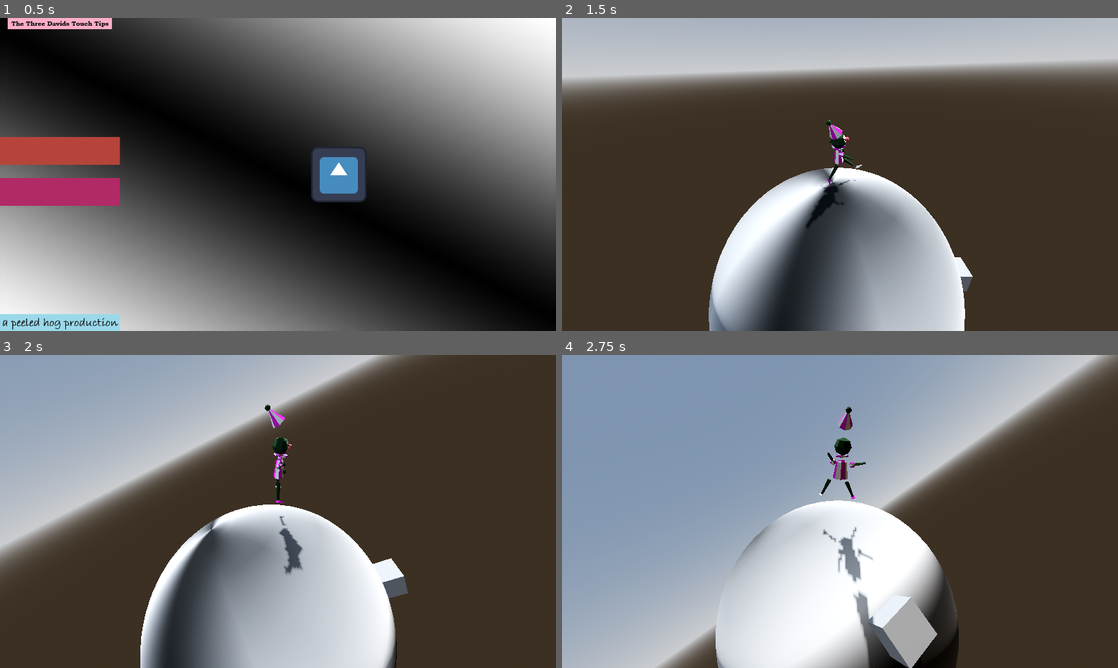
Above: before the commit, frames 1-4 (two rows, left to right).
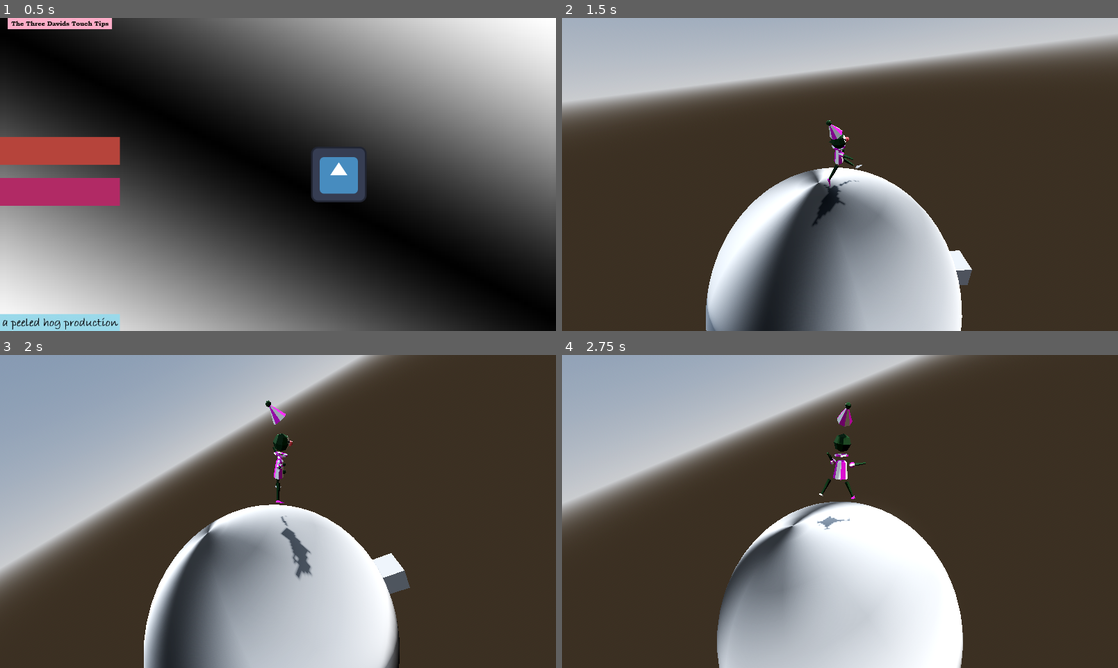
Above: after the commit, the same moments.

Repository: boner-cmd/effective-octo-pancake
Game: Godot game, scene res://Scenes/TitleScreen.tscn
The game is run twice, just before and just after one commit, with the same random seed, the same clock (stepped at 60 frames per second) and the same inputs. The engine's default icon, where the game draws it, is replaced by a stand-in: a white triangle on a blue panel in a dark square.
Inputs (mouse positions are in pixels of both pictures, inside the frame that each line leads up to):
- Up to frame 1 (0.5 s): no input
- Up to frame 2 (1.5 s): click (623, 149) at 0.5 s; tap Enter (ui_accept) at 1.25 s; move the mouse to (962, 158) at 1.27 s; press the mouse at (962, 158) at 1.28 s; hold D (right) from 1.28 s (still down)
- Up to frame 3 (2 s): keep holding D (right); tap Space (jump) at 1.52 s
- Up to frame 4 (2.75 s): move the mouse to (812, 511) at 2.02 s; release D (right) at 2.03 s; release the mouse at (812, 511) at 2.03 s; hold W (up) from 2.03 s (still down); click (812, 511) at 2.1 s; tap Space (jump) at 2.27 s

Frame 1 is identical in both runs. In frame 2, 16% of the frame differs, in the area x 0-100%, y 6-100%; in frame 3, 6.6%; in frame 4, 70%, in the area x 0-100%, y 0-100%.

Commit message:
"final" character controller tweaks

Diff:
--- a/Character Scenes/PlayerController.gd
+++ b/Character Scenes/PlayerController.gd
@@ -4,8 +4,8 @@
 @export var tilt_upper_limit := PI / 3.0
 @export var tilt_lower_limit := -PI / 5.0
 #character
-@export var move_speed := 8.0
-@export var acceleration := 20.0
+@export var move_speed := 3.75
+@export var acceleration := 2000.0
 
 var _camera_input_direction := Vector2.ZERO
 
@@ -30,6 +30,7 @@
 var vic_val : float = 0.0
 
 var Vic_Reset : bool = false
+var Walk_Reset : bool = false
 var Idle_Check : bool = false
 
 func handle_animations(delta):
@@ -40,7 +41,11 @@
 			get_val = lerpf(get_val, 0.0, blend_speed * delta)
 			give_val = lerpf(give_val, 0.0, blend_speed * delta)
 			vic_val = 0.0
+			Walk_Reset = true
 		WALK:
+			if Walk_Reset:
+				anim_tree.set("parameters/Reset_Walk/seek_request", 0.0)
+				Walk_Reset = false
 			walk_val = lerpf(walk_val, 1.0, blend_speed * delta)
 			talk_val = lerpf(talk_val, 0.0, blend_speed * delta)
 			get_val = lerpf(get_val, 0.0, blend_speed * delta)
@@ -52,6 +57,7 @@
 			get_val = 0.0
 			give_val = 0.0
 			vic_val = 0.0
+			Walk_Reset = true
 		TALK:
 			walk_val = lerpf(walk_val, 0.0, blend_speed * delta)
 			talk_val = 1.0
@@ -118,7 +124,6 @@
 		current_anim = JUMP
 		anim_tree.set("parameters/Jump/request", AnimationNodeOneShot.ONE_SHOT_REQUEST_FIRE)
 
-
 func _unhandled_input(event: InputEvent) -> void:
 	var is_camera_motion := (
 		event is InputEventMouseMotion and
@@ -129,7 +134,6 @@
 
 func _ready() -> void:
 	anim_tree = clown.get_node("AnimationTree")
-
 
 func _physics_process(delta: float) -> void:
 	handle_animations(delta)
@@ -150,15 +154,15 @@
 
 	#rotate char mesh
 	if raw_input != Vector2(0,0):
-		clown.rotation.y = lerp_angle(clown.rotation.y, _camera_pivot.rotation.y - deg_to_rad(rad_to_deg(raw_input.angle()) + 90), 1.0)
+		clown.rotation.y = _camera_pivot.rotation.y - deg_to_rad(rad_to_deg(raw_input.angle()) + 90)
+		Idle_Check = true
 		current_anim = WALK
-		Idle_Check = true
+
 	elif Idle_Check:
 		current_anim = IDLE
 		Idle_Check = false
 
 	grav_calc()
-
 	velocity = velocity.move_toward((move_direction * move_speed) + (grav_vector * grav_strength), acceleration * delta)
 
 	#align character with floor
--- a/Character Scenes/clown_rig_fbx.tscn
+++ b/Character Scenes/clown_rig_fbx.tscn
@@ -33,23 +33,25 @@
 
 [sub_resource type="AnimationNodeTimeSeek" id="AnimationNodeTimeSeek_sqv3x"]
 
+[sub_resource type="AnimationNodeTimeSeek" id="AnimationNodeTimeSeek_tpj65"]
+
 [sub_resource type="AnimationNodeBlend2" id="AnimationNodeBlend2_8pnao"]
 
+[sub_resource type="AnimationNodeTimeScale" id="AnimationNodeTimeScale_sqv3x"]
+
 [sub_resource type="AnimationNodeTimeScale" id="AnimationNodeTimeScale_tpj65"]
-
-[sub_resource type="AnimationNodeTimeSeek" id="AnimationNodeTimeSeek_tpj65"]
 
 [sub_resource type="AnimationNodeBlend2" id="AnimationNodeBlend2_sqv3x"]
 
 [sub_resource type="AnimationNodeBlend2" id="AnimationNodeBlend2_stcd8"]
 
 [sub_resource type="AnimationNodeBlendTree" id="AnimationNodeBlendTree_7bg5t"]
-graph_offset = Vector2(-280.29474, -190.15848)
+graph_offset = Vector2(-382.0921, -452.87982)
 nodes/output/position = Vector2(1660, 140)
 nodes/Anim_Idle/node = SubResource("AnimationNodeAnimation_ecp6r")
 nodes/Anim_Idle/position = Vector2(60, -220)
 nodes/Anim_Walk/node = SubResource("AnimationNodeAnimation_jq2au")
-nodes/Anim_Walk/position = Vector2(-180, -20)
+nodes/Anim_Walk/position = Vector2(-120, -20)
 nodes/Anim_Jump/node = SubResource("AnimationNodeAnimation_18k66")
 nodes/Anim_Jump/position = Vector2(80, 180)
 nodes/Anim_GetItem/node = SubResource("AnimationNodeAnimation_sqv3x")
@@ -59,7 +61,7 @@
 nodes/Anim_Listen/node = SubResource("AnimationNodeAnimation_fgftn")
 nodes/Anim_Listen/position = Vector2(120, 480)
 nodes/Anim_Victory/node = SubResource("AnimationNodeAnimation_ygjs2")
-nodes/Anim_Victory/position = Vector2(1060, 480)
+nodes/Anim_Victory/position = Vector2(1020, 620)
 nodes/Walk/node = SubResource("AnimationNodeBlend2_stcd8")
 nodes/Walk/position = Vector2(340, -120)
 nodes/Jump/node = SubResource("AnimationNodeOneShot_sqv3x")
@@ -74,11 +76,13 @@
 nodes/Victory/position = Vector2(1400, 120)
 nodes/TimeScale/node = SubResource("AnimationNodeTimeScale_tpj65")
 nodes/TimeScale/position = Vector2(340, 180)
-"nodes/TimeSeek Walk/node" = SubResource("AnimationNodeTimeSeek_tpj65")
-"nodes/TimeSeek Walk/position" = Vector2(140, -20)
+nodes/Reset_Walk/node = SubResource("AnimationNodeTimeSeek_tpj65")
+nodes/Reset_Walk/position = Vector2(140, -20)
 nodes/Reset_Victory/node = SubResource("AnimationNodeTimeSeek_sqv3x")
-nodes/Reset_Victory/position = Vector2(1300, 480)
-node_connections = [&"output", 0, &"Victory", &"Walk", 0, &"Anim_Idle", &"Walk", 1, &"TimeSeek Walk", &"Jump", 0, &"Walk", &"Jump", 1, &"TimeScale", &"Get", 0, &"Give", &"Get", 1, &"Anim_GetItem", &"Give", 0, &"Anim_Listen", &"Give", 1, &"Anim_GiveItem", &"Talk", 0, &"Jump", &"Talk", 1, &"Get", &"Victory", 0, &"Talk", &"Victory", 1, &"Reset_Victory", &"TimeScale", 0, &"Anim_Jump", &"TimeSeek Walk", 0, &"Anim_Walk", &"Reset_Victory", 0, &"Anim_Victory"]
+nodes/Reset_Victory/position = Vector2(1260, 620)
+"nodes/TimeScale 2/node" = SubResource("AnimationNodeTimeScale_sqv3x")
+"nodes/TimeScale 2/position" = Vector2(1536.4, 602.5)
+node_connections = [&"output", 0, &"Victory", &"Walk", 0, &"Anim_Idle", &"Walk", 1, &"Reset_Walk", &"Jump", 0, &"Walk", &"Jump", 1, &"TimeScale", &"Get", 0, &"Give", &"Get", 1, &"Anim_GetItem", &"Give", 0, &"Anim_Listen", &"Give", 1, &"Anim_GiveItem", &"Talk", 0, &"Jump", &"Talk", 1, &"Get", &"Victory", 0, &"Talk", &"Victory", 1, &"TimeScale 2", &"TimeScale", 0, &"Anim_Jump", &"Reset_Walk", 0, &"Anim_Walk", &"Reset_Victory", 0, &"Anim_Victory", &"TimeScale 2", 0, &"Reset_Victory"]
 
 [node name="ClownRigFBX" unique_id=77601808 instance=ExtResource("1_ygjs2")]
 
@@ -150,5 +154,6 @@
 parameters/Talk/blend_amount = 0.0
 parameters/Victory/blend_amount = 1.0
 parameters/TimeScale/scale = 2.0
-"parameters/TimeSeek Walk/seek_request" = -1.0
+parameters/Reset_Walk/seek_request = -1.0
 parameters/Reset_Victory/seek_request = -1.0
+"parameters/TimeScale 2/scale" = 2.0
--- a/Character Scenes/player_character.tscn
+++ b/Character Scenes/player_character.tscn
@@ -13,13 +13,12 @@
 transform = Transform3D(1, 0, 0, 0, 1, 0, 0, 0, 1, 0, 1, 0)
 shape = SubResource("CapsuleShape3D_4chgf")
 
-[node name="RayCast3D" type="RayCast3D" parent="." unique_id=425421893]
-target_position = Vector3(0, -3, 0)
-collision_mask = 2
-
 [node name="CameraPivot" type="Node3D" parent="." unique_id=10778862]
 
 [node name="Camera3D" type="Camera3D" parent="CameraPivot" unique_id=2003731831]
 transform = Transform3D(1, 0, 0, 0, 0.8853936, 0.46484205, 0, -0.46484205, 0.8853936, 0, 3.517, 6.134)
 
 [node name="ClownRigFBX" parent="." unique_id=77601808 instance=ExtResource("2_4chgf")]
+
+[node name="RayCast3D" type="RayCast3D" parent="." unique_id=425421893]
+collision_mask = 2
